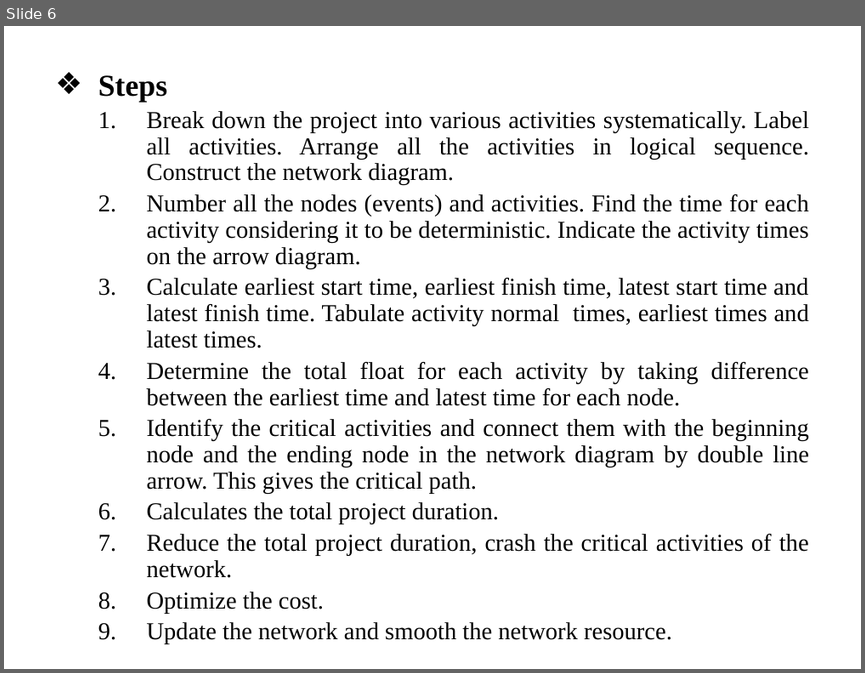
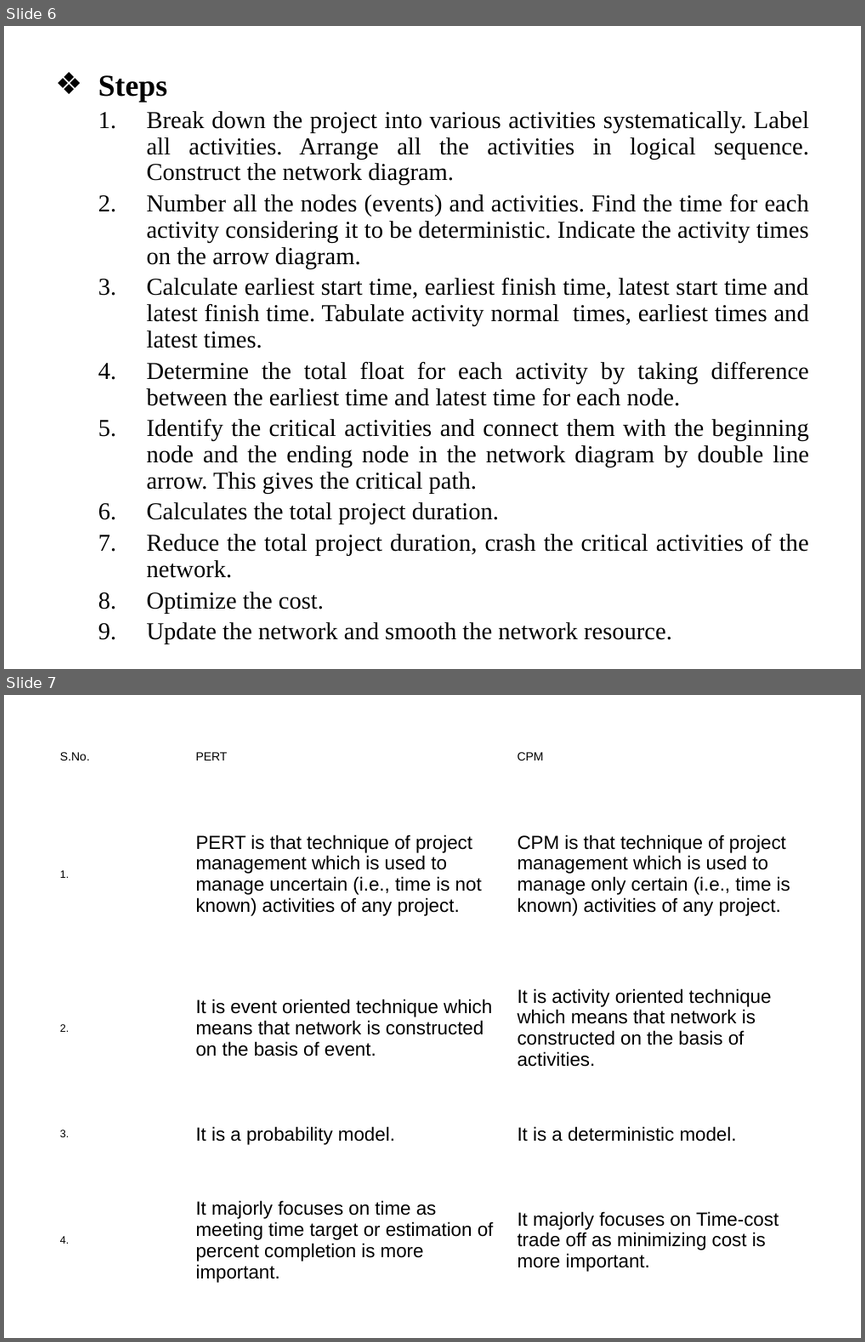
Before and after one commit to vk0810-k/College-B.Tech, a slide deck: Fourth Year/SEM VIII/IT Project Management - Prof. Asha Rawat/Ppt's/Unit 2.pptx. Shown one above the other, each under a label of ours: slide 6 before the commit, slides 6 and 7 after it. The pictures are 865x673 and 865x1342 pixels, drawn with LibreOffice and Linux fonts; fonts in the diff are those of the drawing. Boxes give left, top, right and bottom in pixels: in the first picture for what was removed or moved away, otherwise in the second. Text is boxed around its words. In the diff, an @@ line names an element or a change of style, - is before the commit and + after.

```diff
--- a/Fourth Year/SEM VIII/IT Project Management - Prof. Asha Rawat/Ppt's/Unit 2.pptx
+++ b/Fourth Year/SEM VIII/IT Project Management - Prof. Asha Rawat/Ppt's/Unit 2.pptx
@@ slide 7 added at (4, 695, 861, 1338), background #FFFFFF @@
@@ table added at (53, 723, 803, 1286), 5 rows, 3 columns @@
+S.No. | PERT | CPM
+1. | PERT is that technique of project management which is used to manage uncertain (i.e., time is not known) activities of any project. | CPM is that technique of project management which is used to manage only certain (i.e., time is known) activities of any project.
+2. | It is event oriented technique which means that network is constructed on the basis of event. | It is activity oriented technique which means that network is constructed on the basis of activities.
+3. | It is a probability model. | It is a deterministic model.
+4. | It majorly focuses on time as meeting time target or estimation of percent completion is more important. | It majorly focuses on Time-cost trade off as minimizing cost is more important.
```
Also in this commit, not shown: 36 other slides changed, 8 other slides added, 8 other files.
